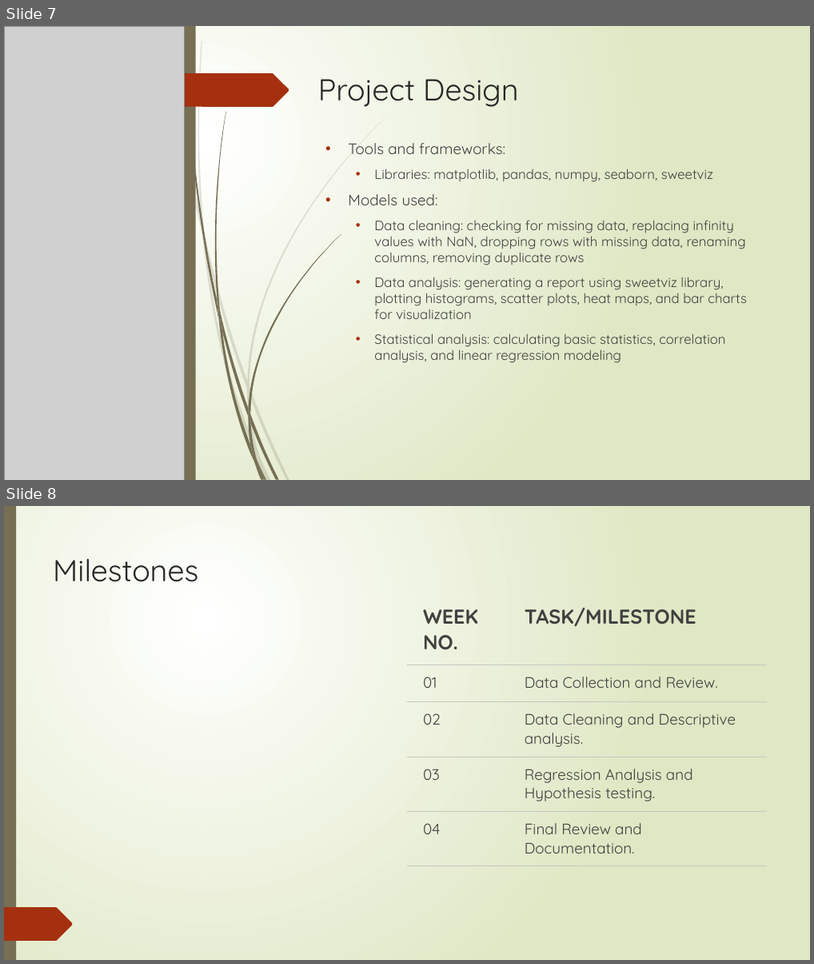
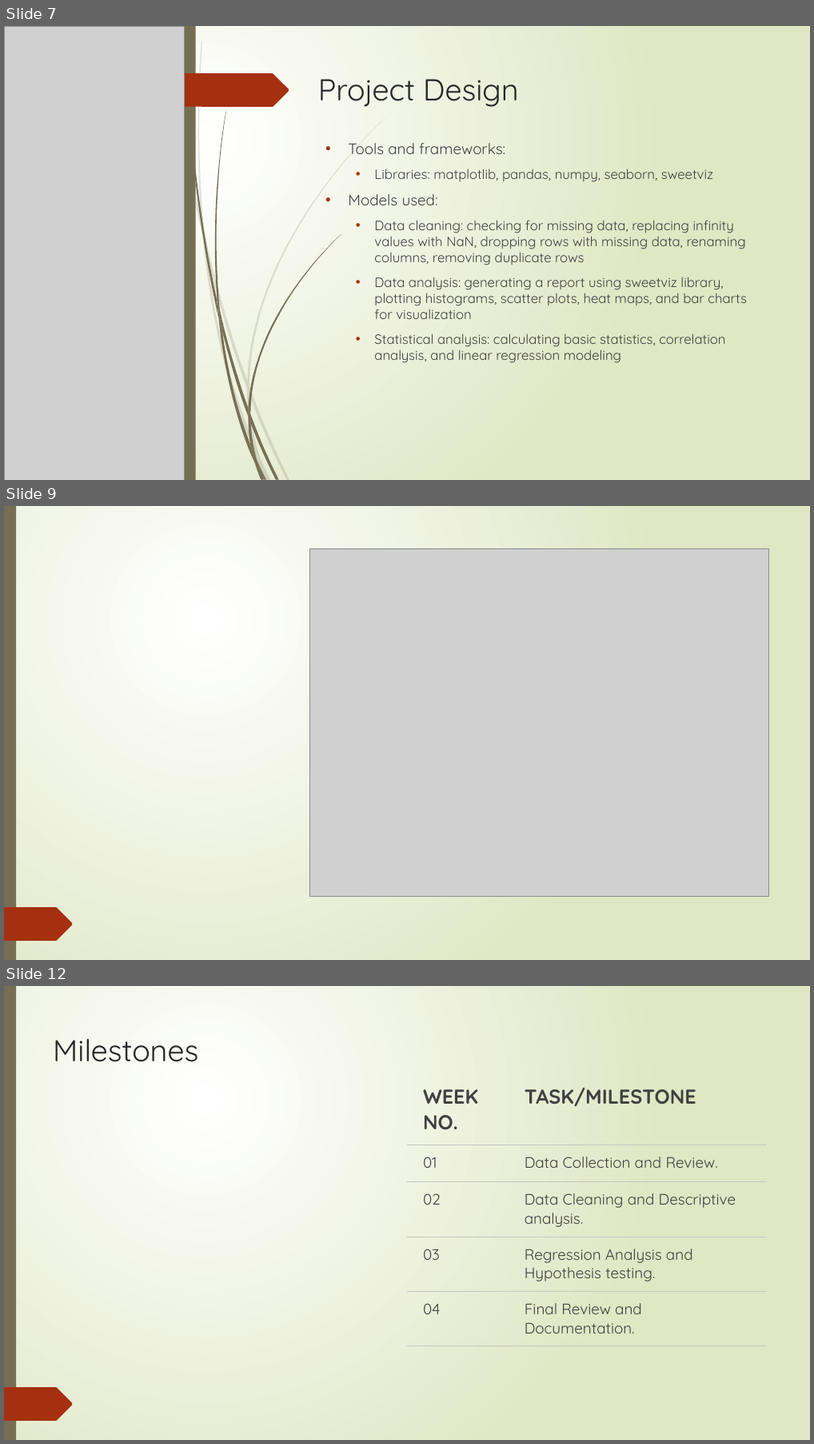
Before and after one commit to SaiSashankYalamarthi/Analyzing-the-Impact-of-Influencers-on-Marketing-campaigns-, a slide deck: EMPIRICAL FINAL PPT.pptx. Shown one above the other, each under a label of ours: slides 7 and 8 before the commit, slides 7, 9 and 12 after it; the slides between them are not shown. The pictures are 814x964 and 814x1444 pixels, drawn with LibreOffice and Linux fonts; fonts in the diff are those of the drawing; grey boxes stand for pictures. Boxes give left, top, right and bottom in pixels: in the first picture for what was removed or moved away, otherwise in the second. Text is boxed around its words. In the diff, an @@ line names an element or a change of style, - is before the commit and + after.

```diff
--- a/EMPIRICAL FINAL PPT.pptx
+++ b/EMPIRICAL FINAL PPT.pptx
@@ slide 9 added at box(4, 506, 810, 960), background gradient #FFFFFF to #DFE8C4; not listed: 23 template elements that a slide beside it also shows @@
@@ rectangle added at box(4, 506, 810, 960), fill gradient #FFFFFF to #DFE8C4 @@
@@ rectangle added at box(4, 506, 16, 960), fill #766F54 @@
@@ picture added at box(310, 548, 770, 896) @@
@@ freeform shape added at box(4, 907, 73, 940), fill #A53010 @@
@@ what was slide 8 is now slide 12 @@
```
Also in this commit, not shown: 5 slides changed, 3 other slides added.
